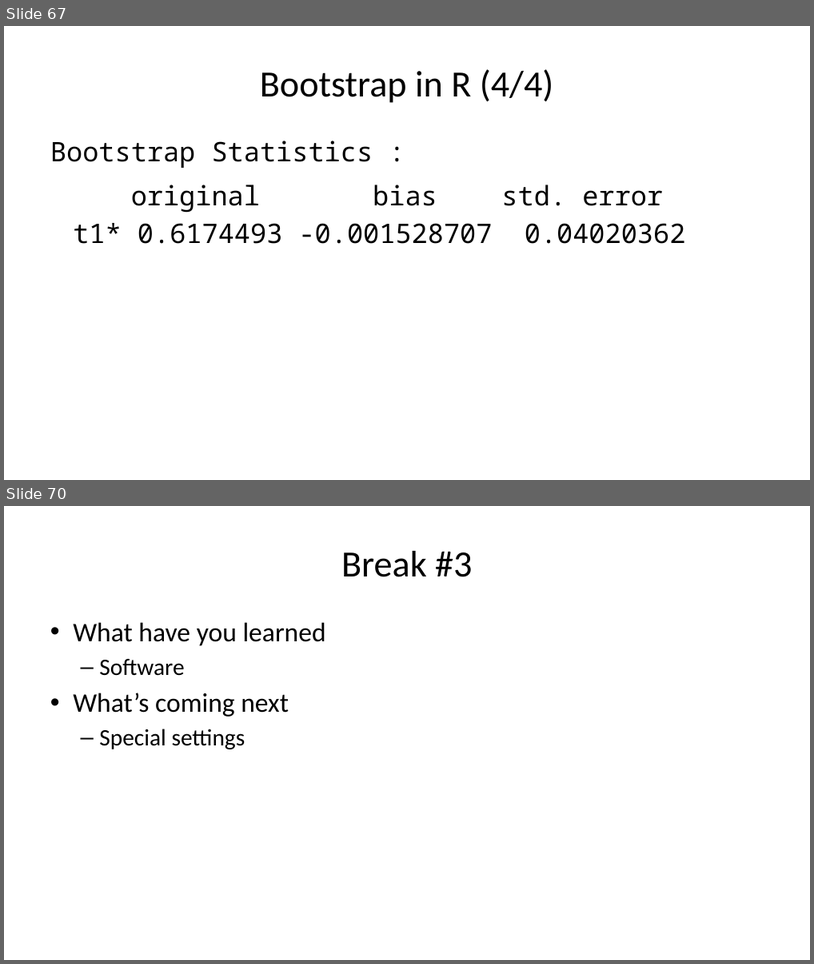
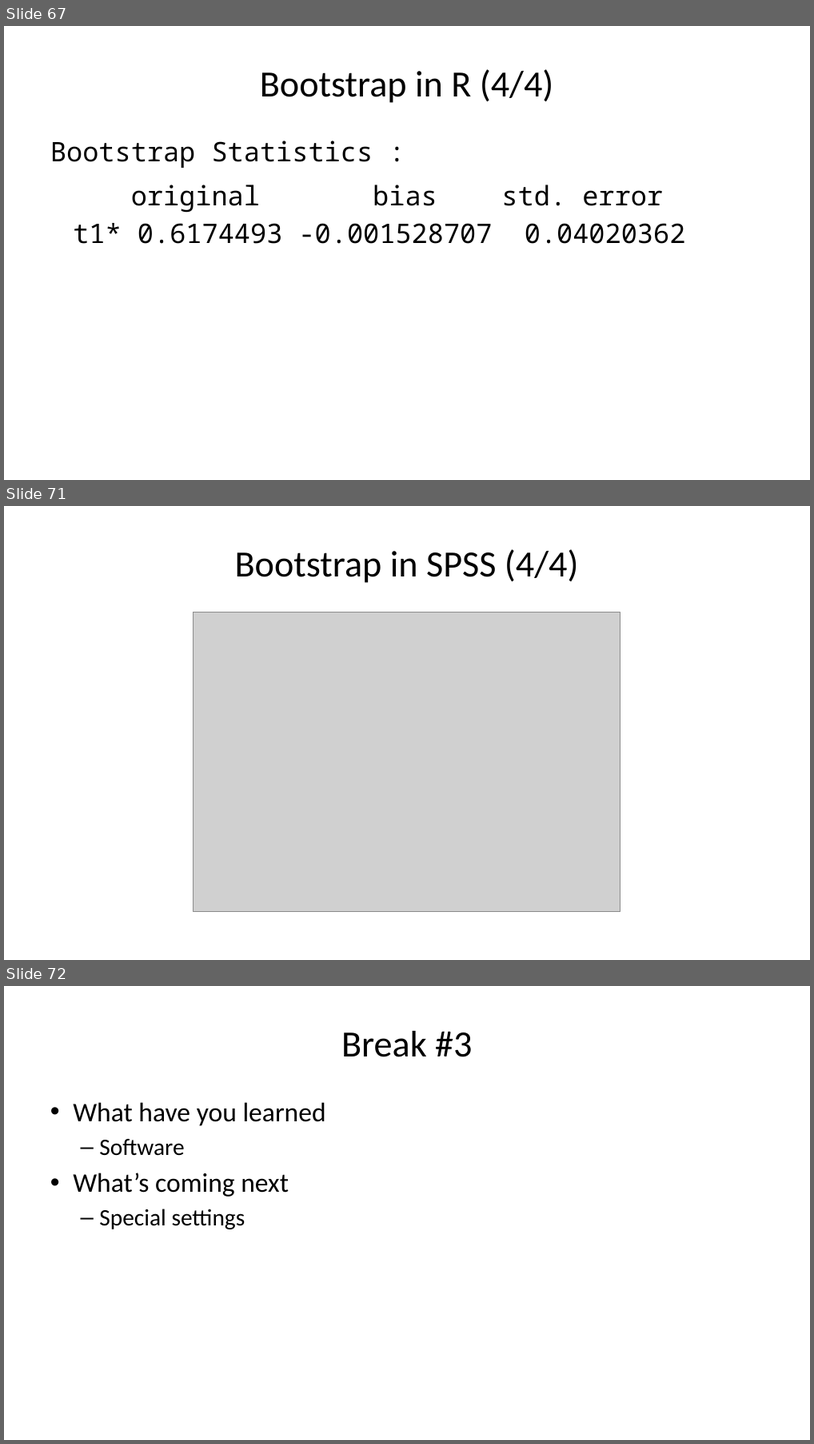
Before and after one commit to pmean/papers-and-presentations, a slide deck: bootstrap/src/bootstrap-slides.pptx. Shown one above the other, each under a label of ours: slides 67 and 70 before the commit, slides 67, 71 and 72 after it; the slides between them are not shown. The pictures are 814x964 and 814x1444 pixels, drawn with LibreOffice and Linux fonts; fonts in the diff are those of the drawing; grey boxes stand for pictures. Boxes give left, top, right and bottom in pixels: in the first picture for what was removed or moved away, otherwise in the second. Text is boxed around its words. In the diff, an @@ line names an element or a change of style, - is before the commit and + after.

```diff
--- a/bootstrap/src/bootstrap-slides.pptx
+++ b/bootstrap/src/bootstrap-slides.pptx
@@ slide 71 added at (4, 506, 810, 960), background #FFFFFF @@
@@ title added at (235, 549, 579, 583), 44 pt, text #000000 @@
+Bootstrap in SPSS (4/4)
@@ picture added at (193, 612, 621, 911) @@
@@ what was slide 70 is now slide 72 @@
```
Also in this commit, not shown: 1 slide changed, 2 other slides added, 1 slide removed.
